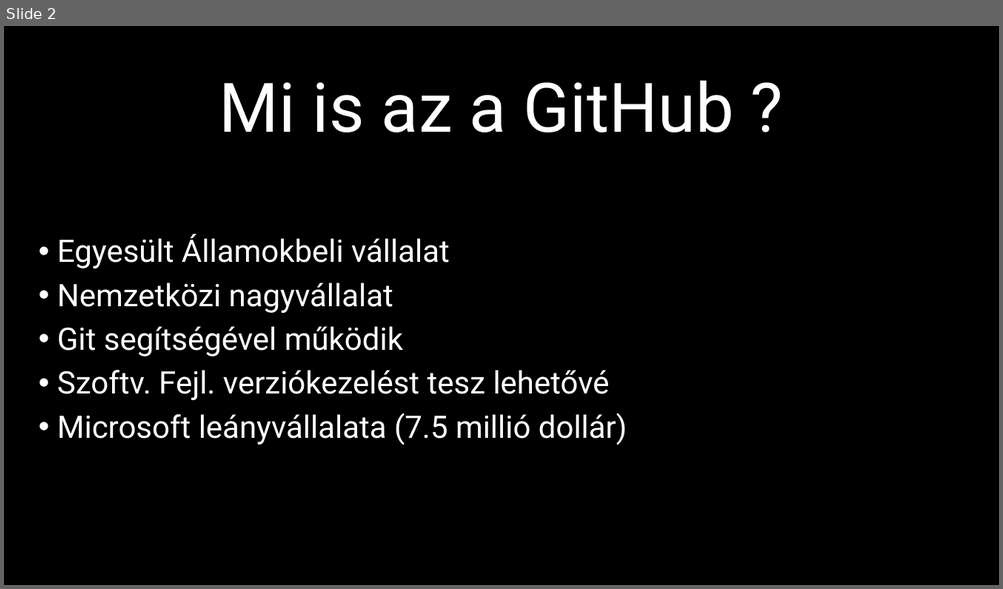
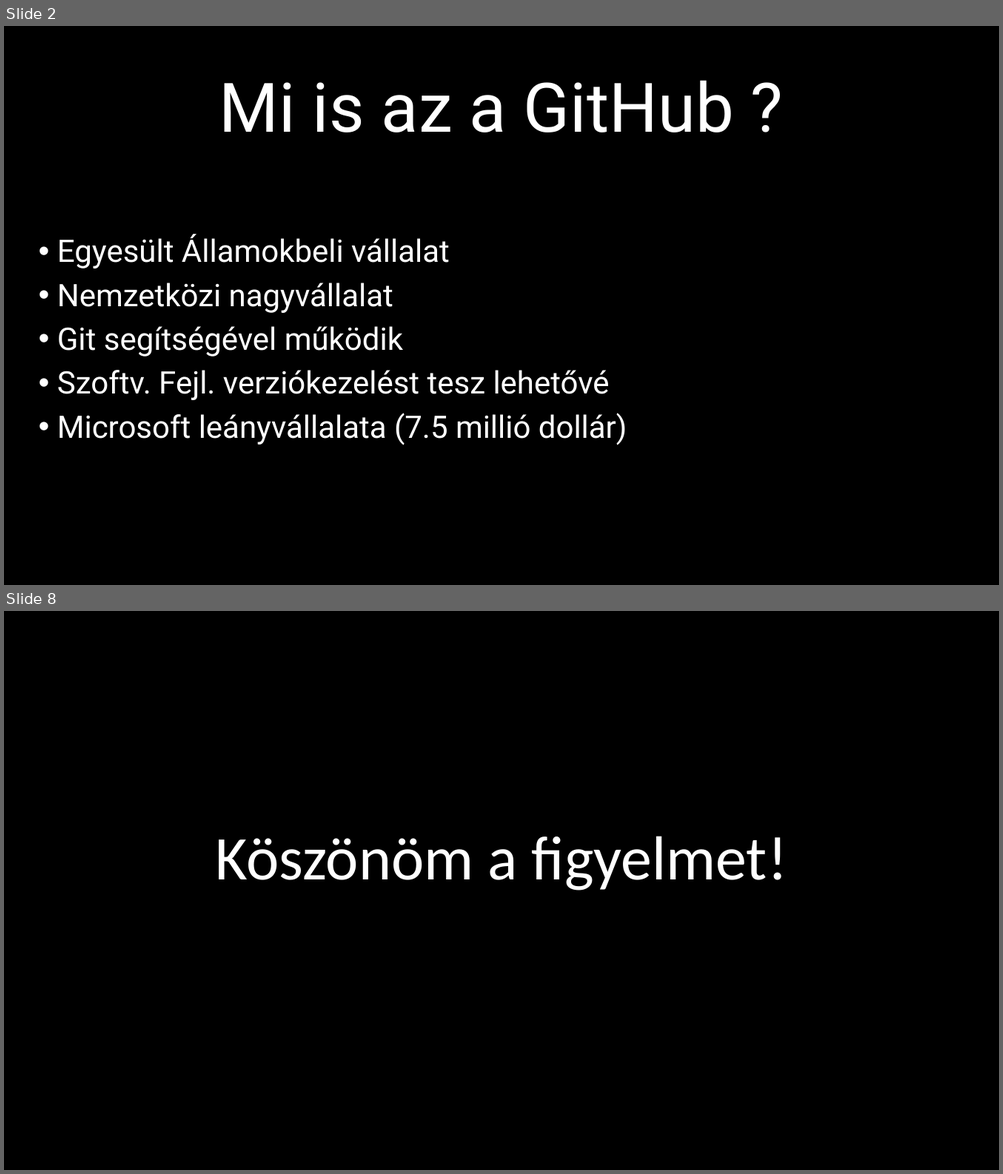
Before and after one commit to Zalan12/IKT-ppt, a slide deck: A GitHub.pptx. Shown one above the other, each under a label of ours: slide 2 before the commit, slides 2 and 8 after it; the slides between them are not shown. The pictures are 1003x589 and 1003x1174 pixels, drawn with LibreOffice and Linux fonts; fonts in the diff are those of the drawing. Boxes give left, top, right and bottom in pixels: in the first picture for what was removed or moved away, otherwise in the second. Text is boxed around its words. In the diff, an @@ line names an element or a change of style, - is before the commit and + after.

```diff
--- a/A GitHub.pptx
+++ b/A GitHub.pptx
@@ slide 8 added at (4,611,999,1170), background #000000 @@
@@ title added at (215,836,788,891), 60 pt, text #FFFFFF @@
+Köszönöm a figyelmet!
```
Also in this commit, not shown: 1 slide changed, 4 other slides added.
